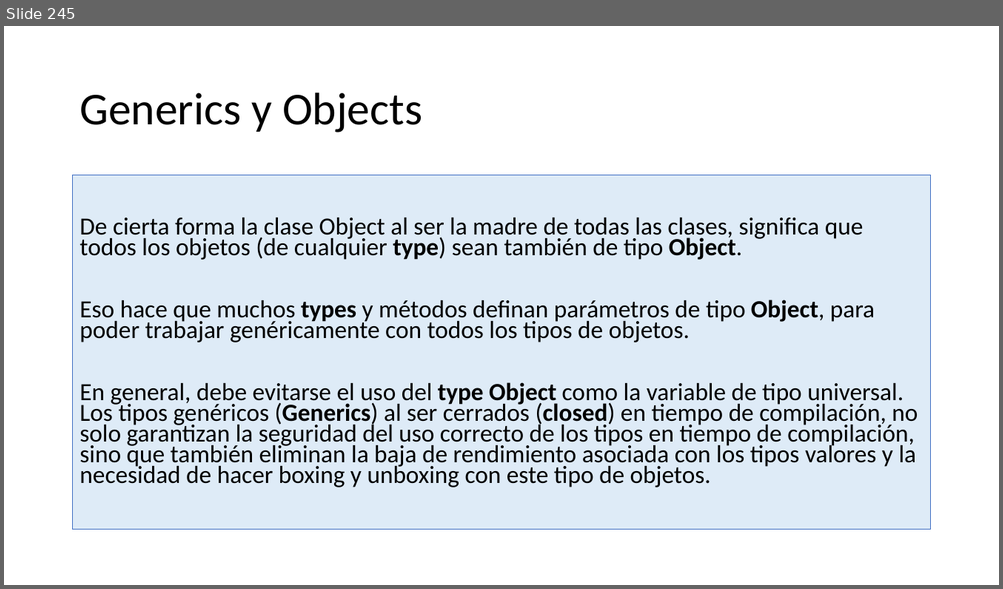
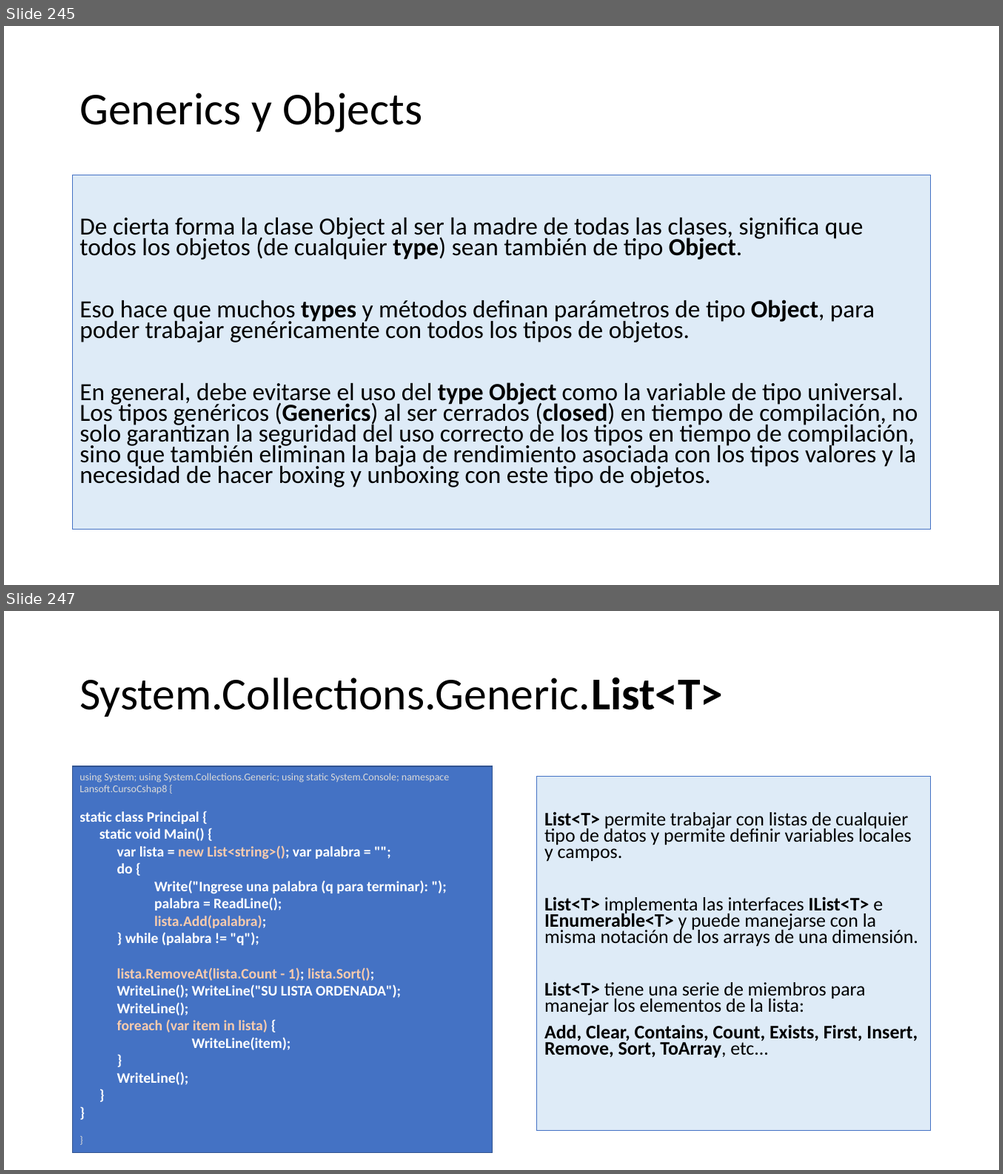
Before and after one commit to AlbertOsinaga/CursoCSharp__8, a slide deck: CSharpQuickReferencia.pptx. Shown one above the other, each under a label of ours: slide 245 before the commit, slides 245 and 247 after it; the slides between them are not shown. The pictures are 1003x589 and 1003x1174 pixels, drawn with LibreOffice and Linux fonts; fonts in the diff are those of the drawing. Boxes give left, top, right and bottom in pixels: in the first picture for what was removed or moved away, otherwise in the second. Text is boxed around its words. In the diff, an @@ line names an element or a change of style, - is before the commit and + after.

```diff
--- a/CSharpQuickReferencia.pptx
+++ b/CSharpQuickReferencia.pptx
@@ slide 247 added at (x1=4, y1=611, x2=999, y2=1170), background #FFFFFF @@
@@ title added at (x1=79, y1=677, x2=723, y2=717), 44 pt, text #000000 @@
+System.Collections.Generic.List<T>
@@ rectangle added at (x1=73, y1=767, x2=492, y2=1153), fill #4472C4, outline #325491 1 pt, 14 pt, text #FFFFFF, bold @@
+using System; using System.Collections.Generic; using static System.Console; namespace Lansoft.CursoCshap8 {
+static class Principal {
+static void Main() {
+  var lista = new List<string>(); var palabra = "";
+  do {
+    Write("Ingrese una palabra (q para terminar): ");
+    palabra = ReadLine();
+    lista.Add(palabra);
+  } while (palabra != "q");
+  lista.RemoveAt(lista.Count - 1); lista.Sort();
+  WriteLine(); WriteLine("SU LISTA ORDENADA");
+  WriteLine();
+  foreach (var item in lista) {
+  WriteLine(item);
+  }
+  WriteLine();
+}
+}
+}
@@ text added at (x1=537, y1=776, x2=930, y2=1131), fill #DEEBF7, outline #4472C4 0.75 pt, 18.5 pt, text #000000 @@
+List<T> permite trabajar con listas de cualquier tipo de datos y permite definir variables locales y campos.
+List<T> implementa las interfaces IList<T> e IEnumerable<T> y puede manejarse con la misma notación de los arrays de una dimensión.
+List<T> tiene una serie de miembros para manejar los elementos de la lista:
+Add, Clear, Contains, Count, Exists, First, Insert, Remove, Sort, ToArray, etc...
```
Also in this commit, not shown: 9 other slides added.
